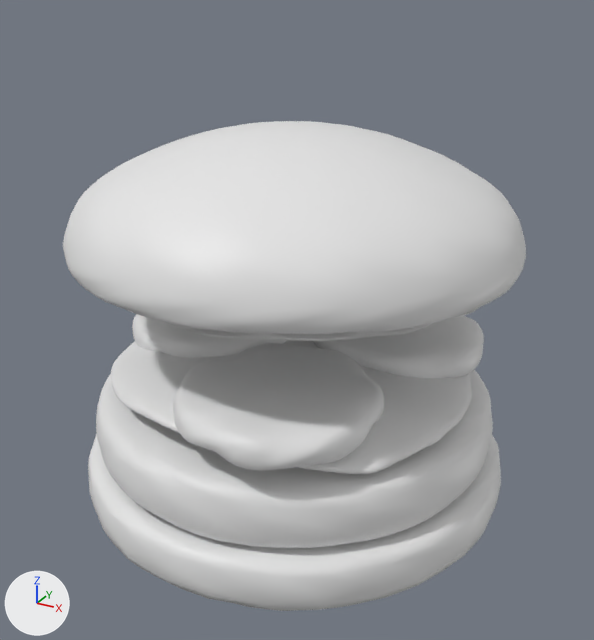
What one commit did to the FBX model Assets/Models/Hambuger.FBX.
One viewpoint serves both versions: a 50 mm lens placed at (0.186, -0.335, 0.261), pointed at (0.007, -0.011, 0.099). Arrows for +X, +Y and +Z are at lower left; the lights stay in place. Where no turn or scale is listed for an object, it has been applied to the vertices.

Objects in the first picture: 'Hambuger.001', 'Hambuger.003', 'Hambuger.006', 'Hambuger.008', 'Hambuger.010', 'Hambuger.011'.
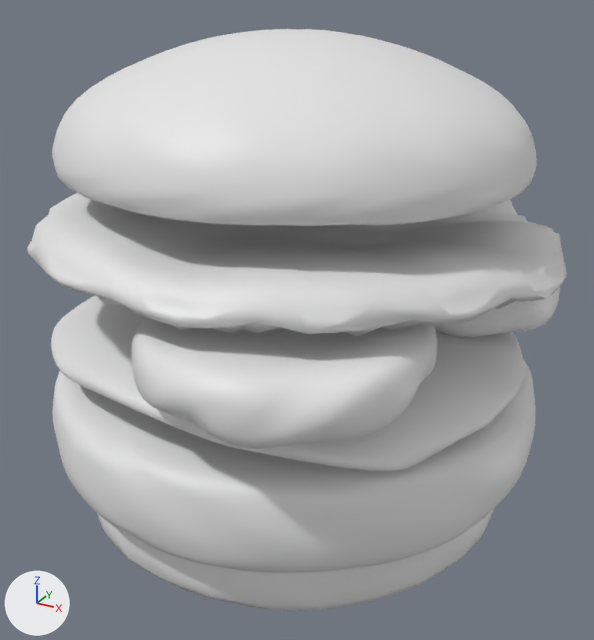
Changed parts and their boxes (x1, y1, x2, y2) in the pictures (594 x 640 px):
'Hambuger.001', moved
    before: (63, 121, 526, 334)
    after: (52, 29, 537, 226)
'Hambuger.010', mesh rescaled, moved (22% wider, 19% taller)
    before: (96, 370, 493, 548)
    after: (53, 361, 536, 573)
'Hambuger.003', reshaped, moved
    before: (168, 307, 480, 341)
    after: (27, 193, 567, 336)
'Hambuger.006', mesh rescaled, moved
    before: (132, 314, 484, 471)
    after: (132, 287, 560, 449)
'Hambuger.008', mesh rescaled, moved (31% wider, 31% taller)
    before: (111, 340, 472, 474)
    after: (51, 295, 526, 471)

Patch to the scene script:
```diff
--- a/Assets/Models/Hambuger.FBX.py
+++ b/Assets/Models/Hambuger.FBX.py
@@ me_mesh_006 @@
 me_mesh_006.from_pydata(...)  # 2330 vertices, 2324 faces; spans x -0.102..0.082, y -0.1..0.091, z -0.012..0.01
 # used by ob_hambuger_006; location = (0.0029, -0.0016, 0.0782)
+# me_mesh_006 part 4: the whole mesh is scaled about its middle by (1.3, 1.3, 1.69), then moved by (-0.009, -0.001, -0.001)
 me_mesh_006.materials.append(mat_material_001)
@@ me_mesh_008 @@
 me_mesh_008.from_pydata(...)  # 1730 vertices, 1728 faces; spans x -0.092..0.095, y -0.089..0.088, z -0.01..0.011
 # used by ob_hambuger_008; location = (-0.0015, 0.0006, 0.0681)
+# me_mesh_008 part 2: the whole mesh is scaled about its middle by (1.28, 1.28, 1.72), then moved by (-0.003, 0.002, 0.0)
 me_mesh_008.materials.append(mat_material_001)
@@ me_mesh_003 @@
 # used by ob_hambuger_003; location = (-0.0007, 0.0005, 0.1203)
-me_mesh_003.from_pydata(...)  # 2066 vertices, 2064 faces; spans x -0.091..0.093, y -0.092..0.093, z -0.009..0.009
+me_mesh_003.from_pydata(...)  # 2181 vertices, 2179 faces; spans x -0.123..0.122, y -0.124..0.12, z -0.029..0.017
+# me_mesh_003 part 1: 3 vertices moved within x -0.043..0.031, y -0.044..0.036, z -0.001..0.006; 2060 vertices removed from x -0.091..0.093, y -0.092..0.093, z -0.009..0.009; 2175 vertices added at x -0.123..0.122, y -0.124..0.12, z -0.029..0.017
 me_mesh_003.materials.append(mat_material_001)
@@ me_mesh_010 @@
 me_mesh_010.from_pydata(...)  # 1520 vertices, 1518 faces; spans x -0.103..0.103, y -0.103..0.103, z -0.016..0.016
 # used by ob_hambuger_010; location = (0.0, -0.0003, 0.0433)
+# me_mesh_010 part 3: the whole mesh is scaled about its middle by (1.19, 1.19, 1.44)
 me_mesh_010.materials.append(mat_material_001)
@@ ob_hambuger_001 @@
 ob_hambuger_001 = bpy.data.objects.new('Hambuger.001', me_mesh_001)
-ob_hambuger_001.location = (0.0, 0.0006, 0.1502)
+ob_hambuger_001.location = (0.0, 0.0006, 0.1916)
@@ ob_hambuger_006 @@
 ob_hambuger_006 = bpy.data.objects.new('Hambuger.006', me_mesh_006)
-ob_hambuger_006.location = (0.0029, -0.0016, 0.0782)
+ob_hambuger_006.location = (0.0158, -0.0019, 0.1146)
@@ ob_hambuger_008 @@
 ob_hambuger_008 = bpy.data.objects.new('Hambuger.008', me_mesh_008)
-ob_hambuger_008.location = (-0.0015, 0.0006, 0.0681)
+ob_hambuger_008.location = (-0.0003, -0.0003, 0.0888)
@@ ob_hambuger_003 @@
 ob_hambuger_003 = bpy.data.objects.new('Hambuger.003', me_mesh_003)
-ob_hambuger_003.location = (-0.0007, 0.0005, 0.1203)
+ob_hambuger_003.location = (0.0047, 0.0017, 0.1439)
@@ ob_hambuger_010 @@
 ob_hambuger_010 = bpy.data.objects.new('Hambuger.010', me_mesh_010)
-ob_hambuger_010.location = (0.0, -0.0003, 0.0433)
+ob_hambuger_010.location = (0.0, -0.0004, 0.052)
```
